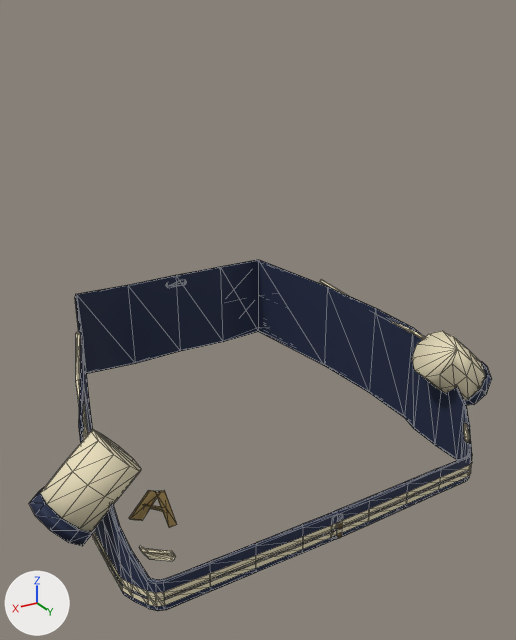
The glTF model ConditioningControlPanel/Resources/web/glassroad/art/models/emi-outfit-varsity.glb as it was, and as the next commit left it.
One viewpoint serves both versions: a camera (50 mm lens) standing at (0.452, 0.783, 1.083) and looking at (0.012, 0.05, 0.717). Every picture has the same lights, and +X, +Y and +Z are marked at lower left. The older version comes first. Mesh edges are drawn as thin lines. Vertices at exactly the same position are counted once.

The older version as bpy lines, for what is in view:
```python
me_emi_outfit_varsity = bpy.data.meshes.new('emi_outfit_varsity')
me_emi_outfit_varsity.from_pydata(...)  # 660 vertices, 1128 faces; spans x -0.338..0.338, y -0.249..0.228, z 0.477..0.69
# faces by material slot: [996, 132]
me_emi_outfit_varsity.materials.append(mat_emi_outfit_fabric)
me_emi_outfit_varsity.materials.append(mat_emi_outfit_metal)
ob_emi_outfit_varsity = bpy.data.objects.new('emi_outfit_varsity', me_emi_outfit_varsity)
ob_emi_outfit_varsity.location = (0.0, 0.0, 0.0)
```
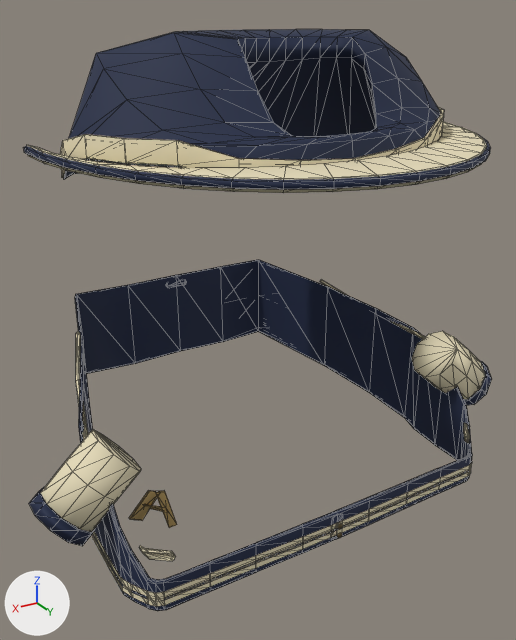
Commit message: art(glassroad): give every EMI outfit a distinct headpiece

The change in detail:
me_emi_outfit_varsity is used by ob_emi_outfit_varsity; location (0.0, 0.0, 0.0).
me_emi_outfit_varsity had 660 vertices, 1128 faces and spanned x -0.338..0.338, y -0.249..0.228, z 0.477..0.69.
me_emi_outfit_varsity now has 1113 vertices, 2026 faces and spans x -0.338..0.338, y -0.249..0.31, z 0.477..1.065.
me_emi_outfit_varsity part 1: a new loose piece of 168 vertices spanning x -0.236..0.236, y -0.145..0.215, z 0.885..1.065, in mat_emi_outfit_fabric.
me_emi_outfit_varsity part 2: a new loose piece of 105 vertices spanning x -0.267..0.267, y -0.014..0.31, z 0.943..0.953, in mat_emi_outfit_fabric.
me_emi_outfit_varsity part 3: a new loose piece of 96 vertices spanning x -0.238..0.238, y -0.147..0.217, z 0.888..0.975, in mat_emi_outfit_fabric.
me_emi_outfit_varsity part 4: a new loose piece of 84 vertices spanning x -0.263..0.263, y -0.014..0.306, z 0.937..0.953, in mat_emi_outfit_fabric.

Changed parts and their boxes (x1, y1, x2, y2) in the pictures (516 x 640 px):
'emi_outfit_varsity', reshaped (66% taller)
    before: (29, 260, 492, 611)
    after: (23, 29, 492, 611)
part 1 of me_emi_outfit_varsity, added (blue)
    after: (64, 29, 440, 179)
part 2 of me_emi_outfit_varsity, added
    after: (23, 123, 491, 190)
part 3 of me_emi_outfit_varsity, added (beige)
    after: (60, 107, 444, 178)
part 4 of me_emi_outfit_varsity, added (beige)
    after: (27, 121, 487, 193)
